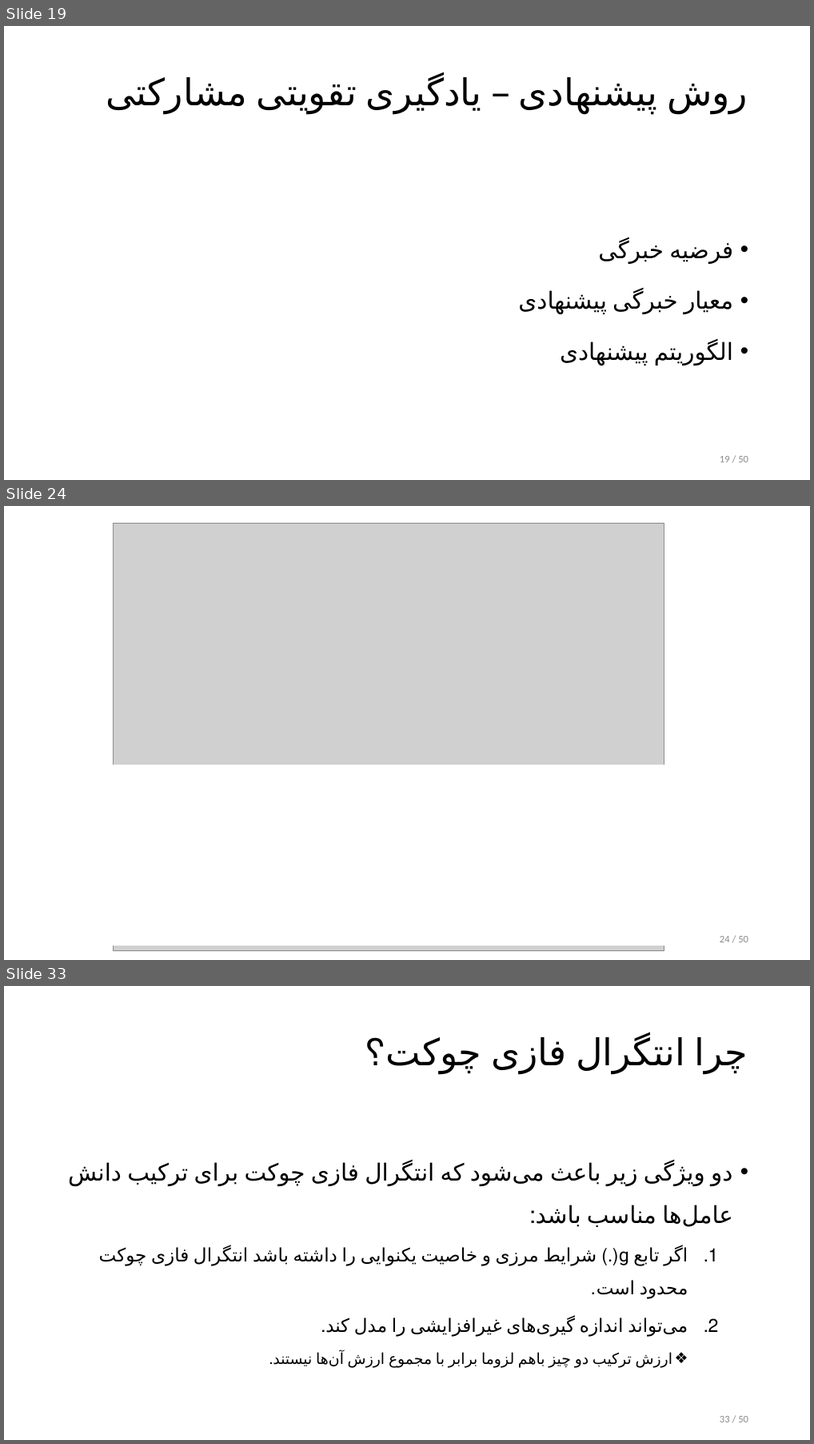
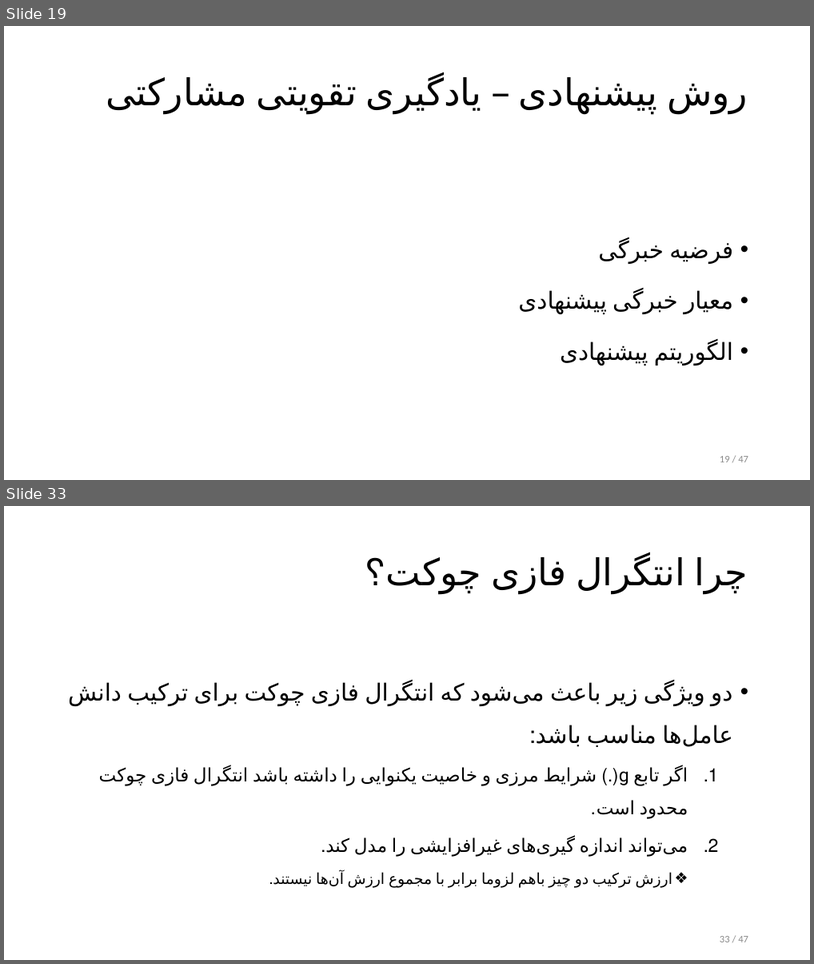
Before and after one commit to alphamarket/defence.pres, a slide deck: defence.pptx. Shown one above the other, each under a label of ours: slides 19, 24 and 33 before the commit, slides 19 and 33 after it; the slides between them are not shown. The pictures are 814x1444 and 814x964 pixels, drawn with LibreOffice and Linux fonts; fonts in the diff are those of the drawing; grey boxes stand for pictures. Boxes give left, top, right and bottom in pixels: in the first picture for what was removed or moved away, otherwise in the second. Text is boxed around its words. In the diff, an @@ line names an element or a change of style, - is before the commit and + after.

```diff
--- a/defence.pptx
+++ b/defence.pptx
@@ slide 24 removed at box(4, 506, 810, 960), background #FFFFFF @@
@@ picture removed at box(114, 523, 665, 951) @@
@@ rectangle removed at box(114, 765, 665, 782) @@
@@ rectangle removed at box(114, 783, 665, 945) @@
@@ page number removed at box(720, 936, 749, 942) @@
-24 / 50
@@ page number at box(720, 456, 749, 462): text changed @@
-19 / 50
+19 / 47
@@ page number at box(720, 936, 749, 942): text changed @@
-33 / 50
+33 / 47
```
Also in this commit, not shown: 25 slides changed, 1 slide added, 1 other file.
